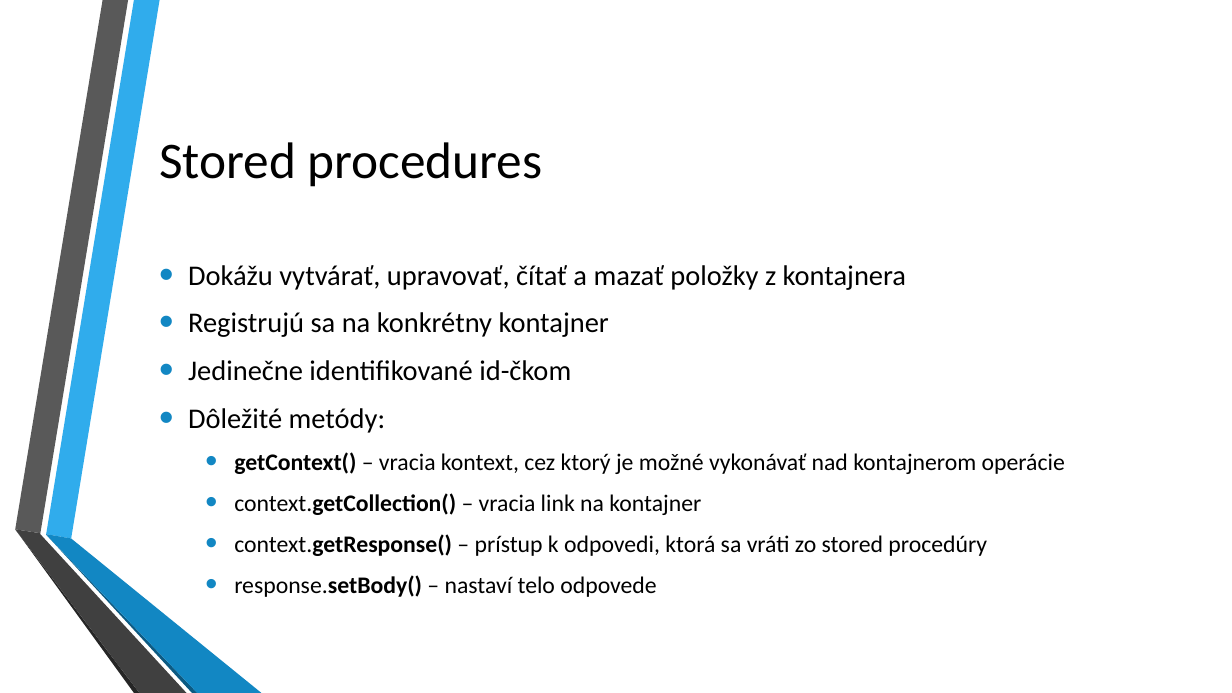
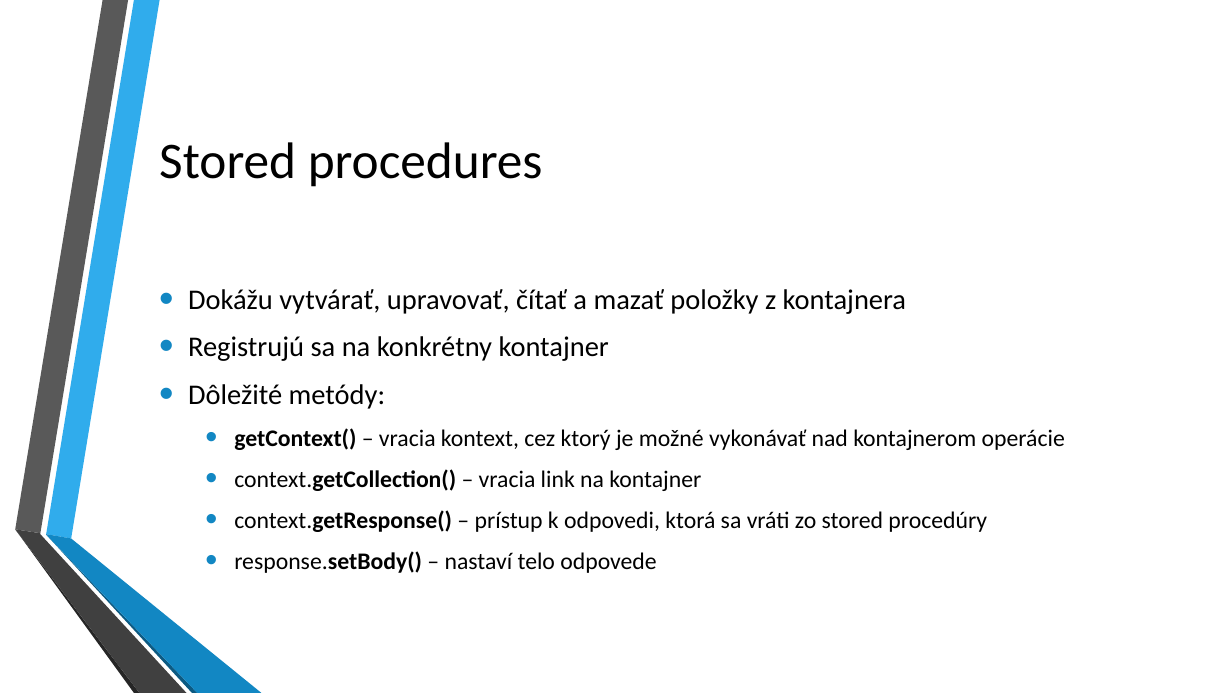
Before and after one commit to kubinko/Azure-Resources-Overview, a slide deck: slide 30 of 02 - Cosmos DB/Cosmos DB.pptx. Drawn at 1232x693 pixels with LibreOffice and Linux fonts; fonts in the diff are those of the drawing; background and template pictures are left out. Boxes give left, top, right and bottom in pixels: in the first picture for what was removed or moved away, otherwise in the second. Text is boxed around its words. In the diff, an @@ line names an element or a change of style, - is before the commit and + after.

```diff
--- a/02 - Cosmos DB/Cosmos DB.pptx
+++ b/02 - Cosmos DB/Cosmos DB.pptx
@@ text at <box>188,360,571,381</box>: paragraph removed @@
-• Jedinečne identifikované id-čkom
```
Also in this commit, not shown: 3 other slides changed, 4 other files.
